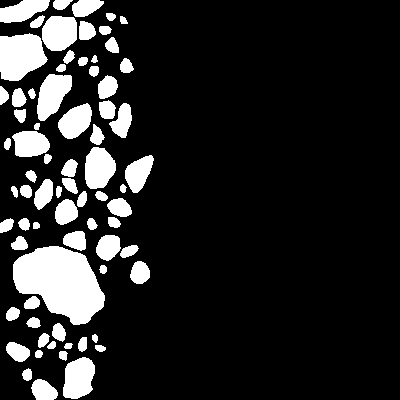
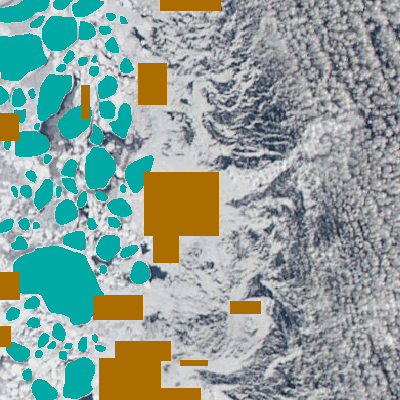
Two versions of the same layered image (400×400). Layer-by-layer changes:
added layer "ice samples" (2nd of 2) above "ice floes" over bbox(0, 0, 261, 400)
hid "ice floes" (1st of 2) over bbox(0, 0, 400, 400)
